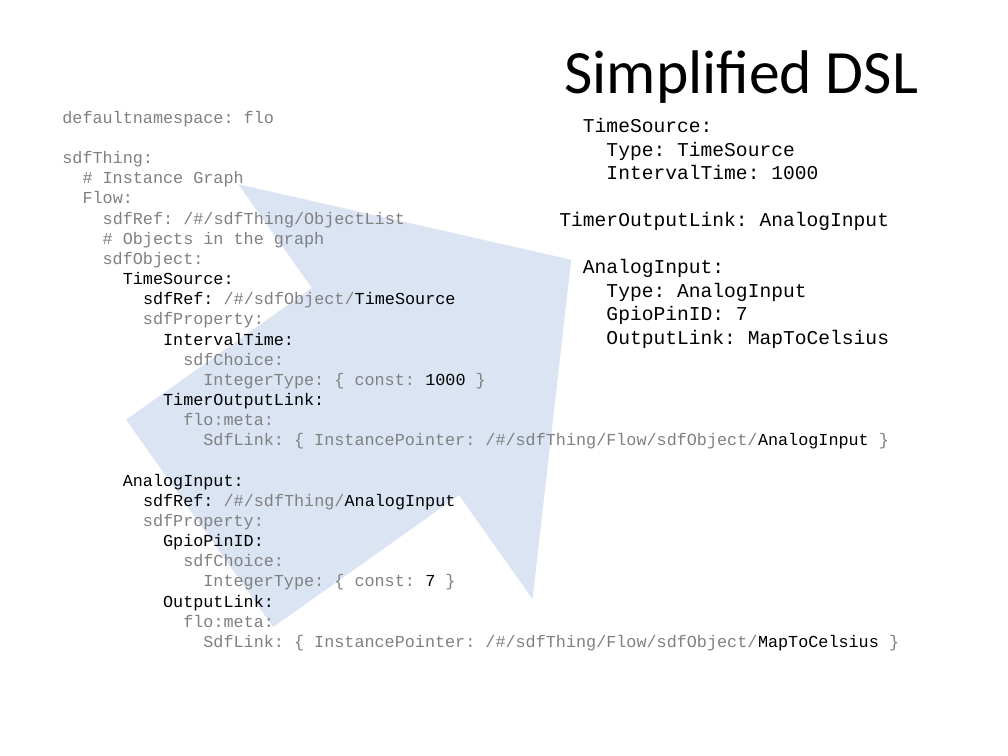
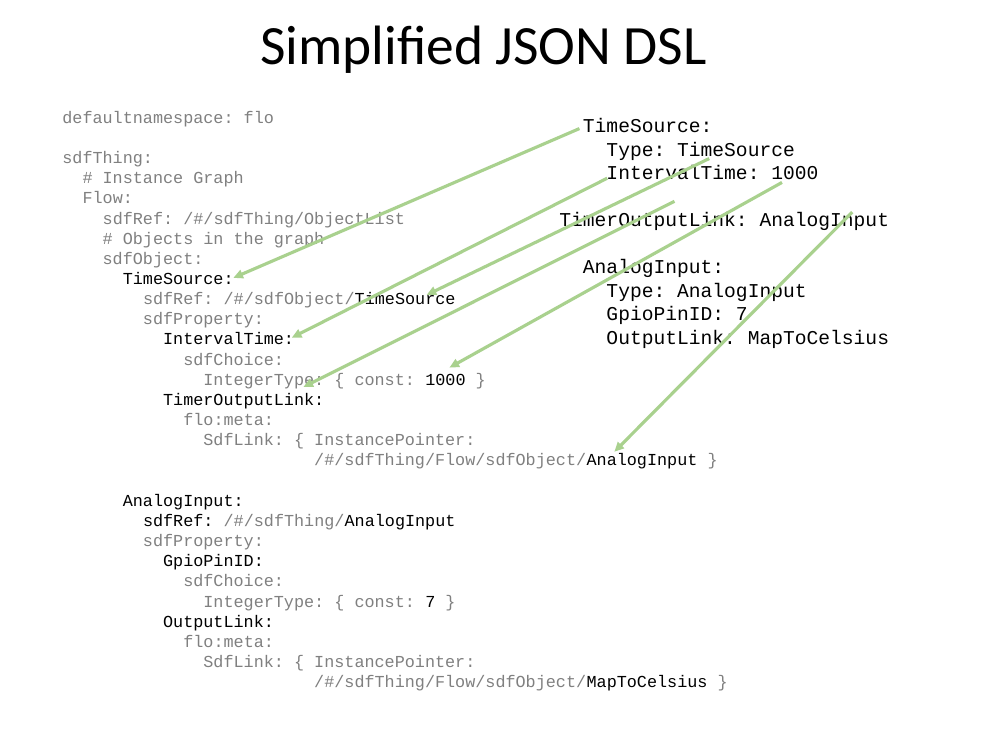
Before and after one commit to mjkoster/ObjectFlow, a slide deck: slide 17 of Documents/ObjectFlow.pptx. Drawn at 1008x756 pixels with LibreOffice and Linux fonts; fonts in the diff are those of the drawing. Boxes give left, top, right and bottom in pixels: in the first picture for what was removed or moved away, otherwise in the second. Text is boxed around its words. In the diff, an @@ line names an element or a change of style, - is before the commit and + after.

Commit message:
add ppt

```diff
--- a/Documents/ObjectFlow.pptx
+++ b/Documents/ObjectFlow.pptx
@@ title at [260, 25, 707, 73]: text changed; size 44 to 39.6 pt @@
-Simplified DSL
+Simplified JSON DSL
@@ right arrow removed at [52, 52, 718, 730] @@
@@ text at [62, 111, 707, 691]: text changed @@
-defaultnamespace: flo
-sdfThing:
-# Instance Graph
-Flow:
-sdfRef: /#/sdfThing/ObjectList
-# Objects in the graph
-sdfObject:
-TimeSource:
-sdfRef: /#/sdfObject/TimeSource
-sdfProperty:
-IntervalTime:
-sdfChoice:
-IntegerType: { const: 1000 }
-TimerOutputLink:
-flo:meta:
-SdfLink: { InstancePointer: /#/sdfThing/Flow/sdfObject/AnalogInput }
-AnalogInput:
-sdfRef: /#/sdfThing/AnalogInput
-sdfProperty:
-GpioPinID:
-sdfChoice:
-IntegerType: { const: 7 }
-OutputLink:
-flo:meta:
-SdfLink: { InstancePointer: /#/sdfThing/Flow/sdfObject/MapToCelsius }
+defaultnamespace: flo
+sdfThing:
+# Instance Graph
+Flow:
+sdfRef: /#/sdfThing/ObjectList
+# Objects in the graph
+sdfObject:
+TimeSource:
+sdfRef: /#/sdfObject/TimeSource
+sdfProperty:
+IntervalTime:
+sdfChoice:
+IntegerType: { const: 1000 }
+TimerOutputLink:
+flo:meta:
+SdfLink: { InstancePointer:
+/#/sdfThing/Flow/sdfObject/AnalogInput }
+AnalogInput:
+sdfRef: /#/sdfThing/AnalogInput
+sdfProperty:
+GpioPinID:
+sdfChoice:
+IntegerType: { const: 7 }
+OutputLink:
+flo:meta:
+SdfLink: { InstancePointer:
+/#/sdfThing/Flow/sdfObject/MapToCelsius }
@@ arrow added from (580, 129) to (234, 278), #A9D18E 2.25 pt @@
@@ arrow added from (607, 178) to (292, 338), #A9D18E 2.25 pt @@
@@ arrow added from (710, 158) to (426, 295), #A9D18E 2.25 pt @@
@@ arrow added from (674, 202) to (303, 387), #A9D18E 2.25 pt @@
@@ arrow added from (782, 182) to (450, 368), #A9D18E 2.25 pt @@
@@ arrow added from (853, 212) to (615, 452), #A9D18E 2.25 pt @@
```
Also in this commit, not shown: 3 other slides changed, 1 other file.
